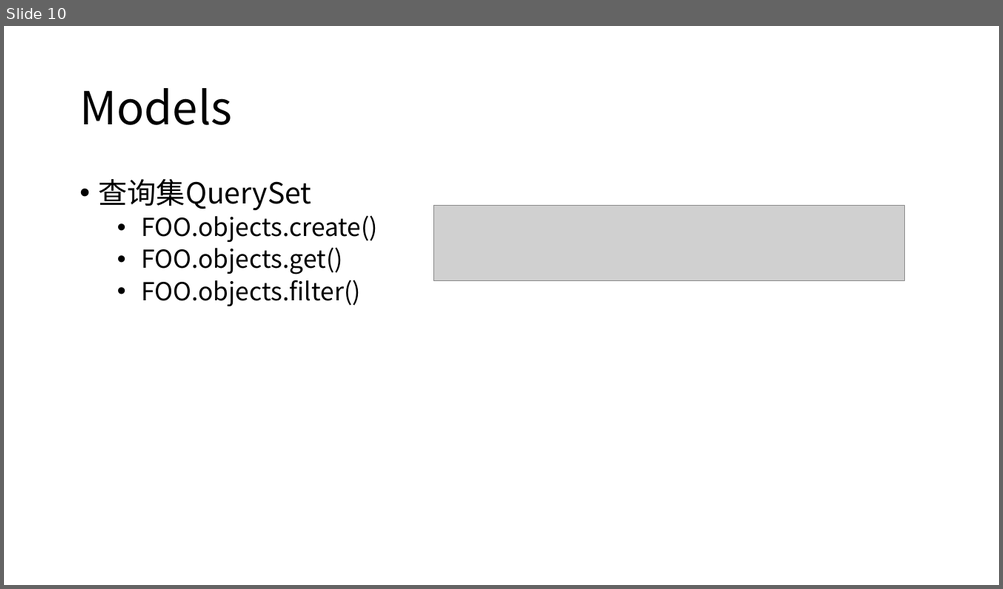
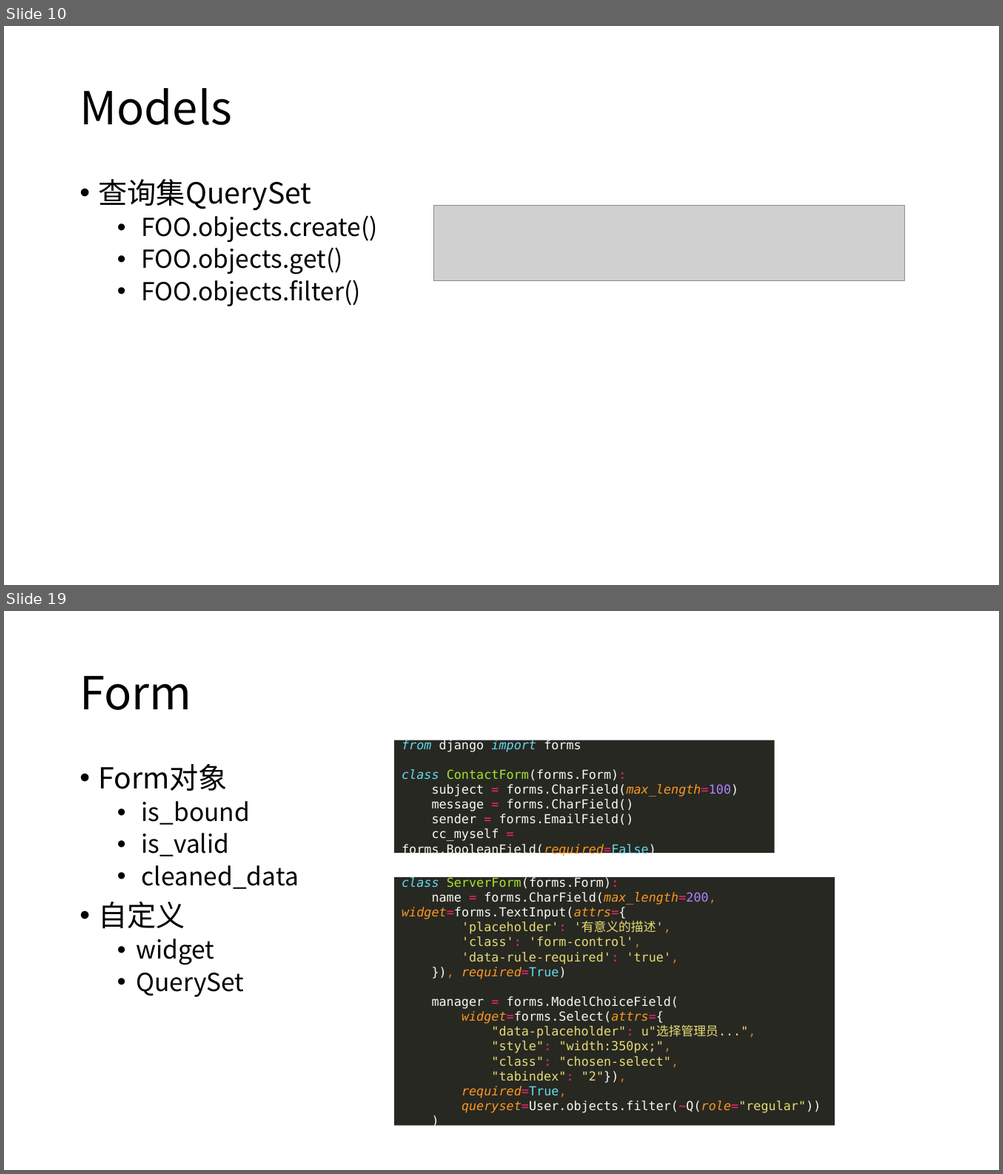
Before and after one commit to renqHIT/DemoQ, a slide deck: Django.pptx. Shown one above the other, each under a label of ours: slide 10 before the commit, slides 10 and 19 after it; the slides between them are not shown. The pictures are 1003x589 and 1003x1174 pixels, drawn with LibreOffice and Linux fonts; fonts in the diff are those of the drawing; grey boxes stand for pictures. Boxes give left, top, right and bottom in pixels: in the first picture for what was removed or moved away, otherwise in the second. Text is boxed around its words. In the diff, an @@ line names an element or a change of style, - is before the commit and + after.

```diff
--- a/Django.pptx
+++ b/Django.pptx
@@ slide 19 added at <box>4,611,999,1170</box>, background #FFFFFF @@
@@ title added at <box>79,676,191,710</box>, 44 pt, text #000000 @@
+Form
@@ rectangle added at <box>394,740,775,853</box>, fill #272822, 12 pt, text #F8F8F2 @@
+from django import forms
+class ContactForm(forms.Form):
+subject = forms.CharField(max_length=100)
+message = forms.CharField()
+sender = forms.EmailField()
+cc_myself = forms.BooleanField(required=False)
@@ text added at <box>99,764,299,997</box>, 24 pt, text #000000 @@
+• Form对象
+  • is_bound
+  • is_valid
+  • cleaned_data
+• 自定义
+  • widget
+  • QuerySet
@@ rectangle added at <box>394,877,834,1126</box>, fill #272822, 12 pt, text #E6DB74 @@
+class ServerForm(forms.Form):
+name = forms.CharField(max_length=200, widget=forms.TextInput(attrs={
+'placeholder': '有意义的描述',
+'class': 'form-control',
+'data-rule-required': 'true',
+}), required=True)
+manager = forms.ModelChoiceField(
+widget=forms.Select(attrs={
+"data-placeholder": u"选择管理员...",
+"style": "width:350px;",
+"class": "chosen-select",
+"tabindex": "2"}),
+required=True,
+queryset=User.objects.filter(~Q(role="regular"))
+)
```
Also in this commit, not shown: 3 slides changed, 9 other slides added, 6 slides removed.
